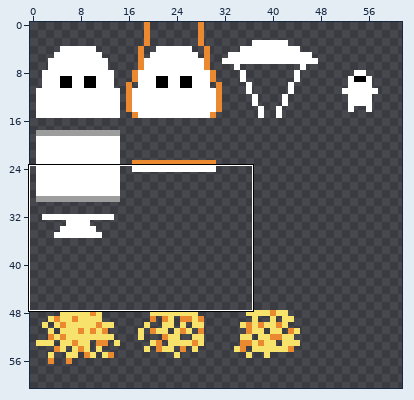
Edited in one commit: pixel-art file (assets/space-io.aseprite). Above: a wide view before the commit, with the close-up outlined.
Close-up. The starting point:
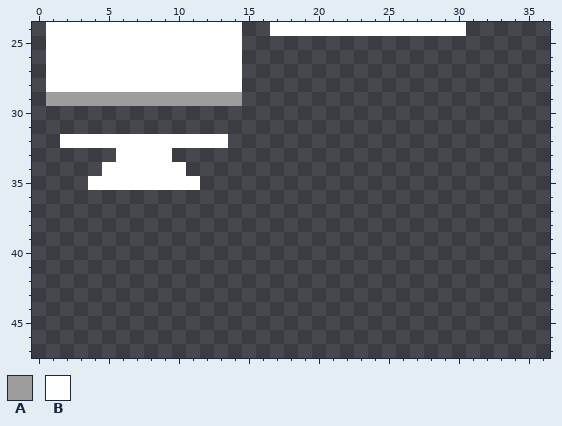
256x256 pixels, 1 frame. Shown: x 0..36, y 24..47. The wide view leaves out empty margins.
Palette (. is transparent): A #9d9d9d  B #ffffff
Pixels before, first column x 1:
24 BBBBBBBBBBBBBB..BBBBBBBBBBBBBB
25 BBBBBBBBBBBBBB................
26 BBBBBBBBBBBBBB................
27 BBBBBBBBBBBBBB................
28 BBBBBBBBBBBBBB................
29 AAAAAAAAAAAAAA................
30 ..............................
31 ..............................
32 .BBBBBBBBBBBB.................
33 .....BBBB.....................
34 ....BBBBBB....................
35 ...BBBBBBBB...................
The result:
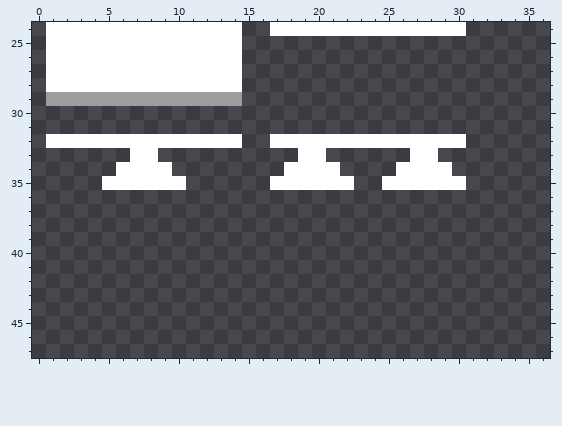
Changes in this commit:
Changed rows in their new state; - is an unchanged pixel.
first column x 1:
32 B------------B--BBBBBBBBBBBBBB
33 -----.--.---------BB------BB--
34 ----.----.-------BBBB----BBBB-
35 ---.------.-----BBBBBB--BBBBBB
Pixel boxes of the changes (left, top, right, bottom) in both close-ups:
changed: (46, 134, 466, 190)
